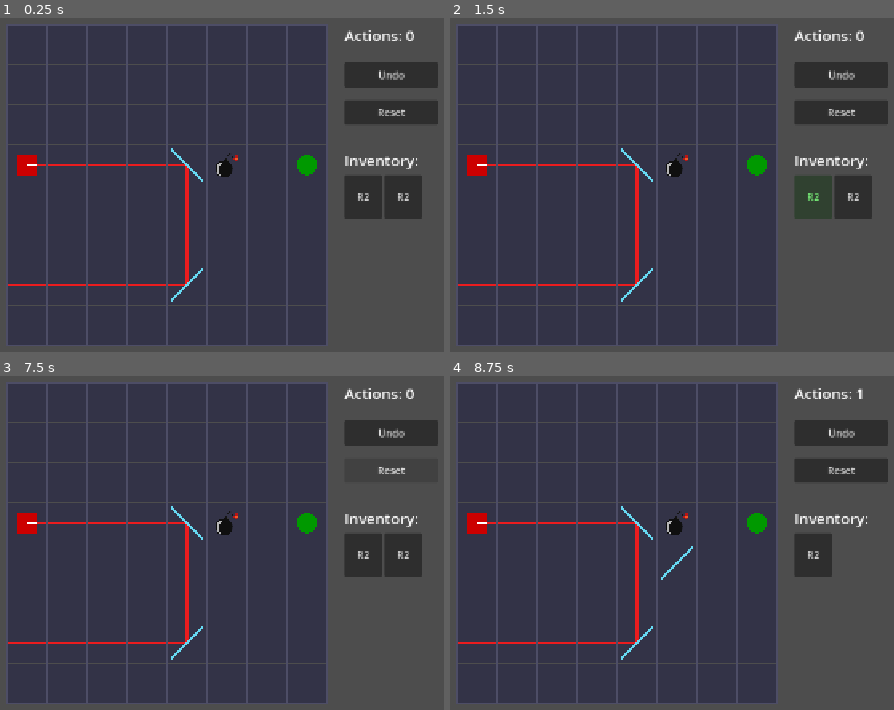
Above: before the commit, frames 1-4 (two rows, left to right).
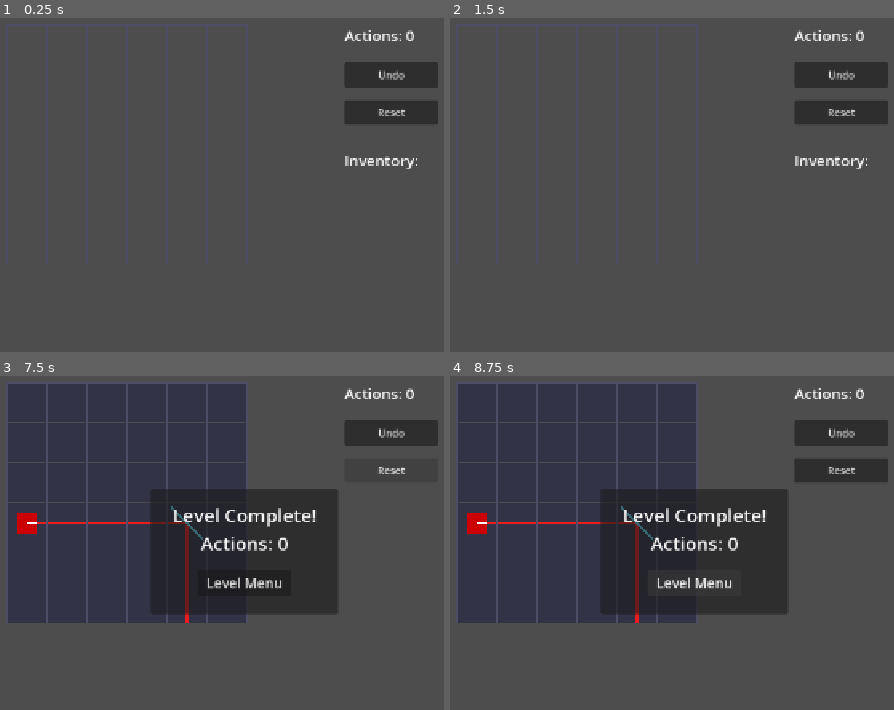
Above: after the commit, the same moments.

Repository: Tortiz-CSUF/laser-mirror-puzzle
Game: Godot game, scene res://Scenes/game_board.tscn
Same seed, same stepped clock (60 frames per second), same inputs: the game is played once before the commit and once after it.
Inputs (mouse positions are in pixels of both pictures, inside the frame that each line leads up to):
- Up to frame 1 (0.25 s): no input
- Up to frame 2 (1.5 s): click "Undo" at 0.5 s; click (814, 198) at 1.25 s, where only the run before the commit has a clickable "R2"
- Up to frame 3 (7.5 s): click (404, 556) at 2 s, where only the run before the commit has a clickable "R2"; click "Undo" at 2.75 s; click (364, 556) at 3.5 s, where only the run before the commit has a clickable "R2"; click (404, 556) at 4.25 s, where only the run before the commit has a clickable "R2"; click "Undo" at 5 s; click (364, 556) at 5.75 s, where only the run before the commit has a clickable "R2"; click (404, 556) at 6.5 s, where only the run before the commit has a clickable "R2"; click "Reset" at 7.25 s
- Up to frame 4 (8.75 s): click (694, 583) at 8 s, where only the run after the commit has a clickable "Level Menu"

The runs differ from the first frame. In frame 1, 69% of the frame differs, in the area x 1-96%, y 1-99%; in frame 2, 69%; in frame 3, 41%; in frame 4, 39%.
Error after the commit: Invalid access to property or key 'mirror_dir' on a base object of type 'Dictionary'. (res://Scripts/game_board.gd:661)

Commit message:
laser-mirror-puzzle-Interim_4

Diff:
--- a/Scripts/game_board.gd
+++ b/Scripts/game_board.gd
@@ -75,16 +75,17 @@
 func _ready() -> void:
 	$TileBackground.z_index = -1
 	$LaserBeams.z_index = -1
-	_init_grid()
-	_place_test_pieces()
-	_draw_tiles()
-	_cast_all_lasers()
+
+	#_init_grid()
+	#_place_test_pieces()
+	#_draw_tiles()
+	#_cast_all_lasers()
 
 	$UI/UndoButton.pressed.connect(undo_action)
 	$UI/ResetButton.pressed.connect(reset_level)
 	$UI/FailPanel/RetryButton.pressed.connect(_on_retry)
 	$UI/WinPanel/MenuButton.pressed.connect(_on_menu)
-	_build_inventory_ui()
+	load_level(LevelData.current_level)
 
 func _empty_cell() -> Dictionary:
 	return{
@@ -678,3 +679,15 @@
 	for inv in data["inventory"]:
 		var piece := _empty_cell()
 		piece["type"] = GameData.PieceType[inv["type"]]
+		if inv.has("mirror_dir"):
+			piece["mirror_dir"] = GameData.PieceType[inv["type"]]
+		if inv.has("double_sided"):
+			piece["double_sided"] = inv["double_sided"]
+			inventory.append(piece)
+
+	_draw_tiles()
+	_cast_all_lasers()
+	_build_inventory_ui()
+	_update_ui()
+	$UI/WinPanel.visible = false
+	$UI/FailPanel.visible = false
